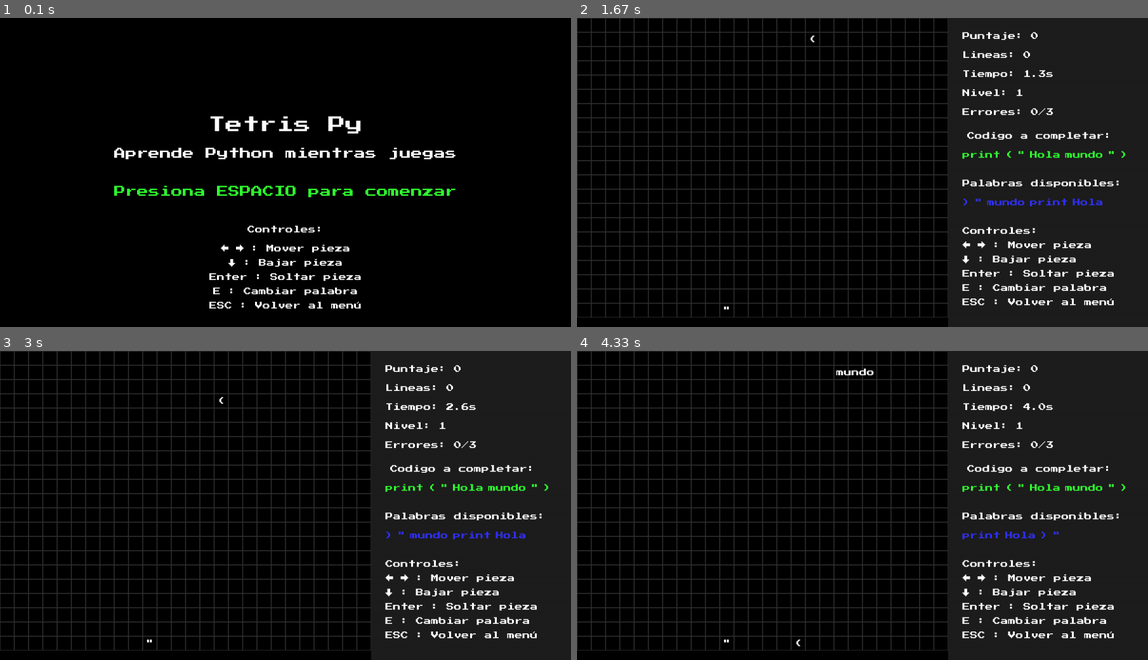
Above: before the commit, frames 1-4 (two rows, left to right).
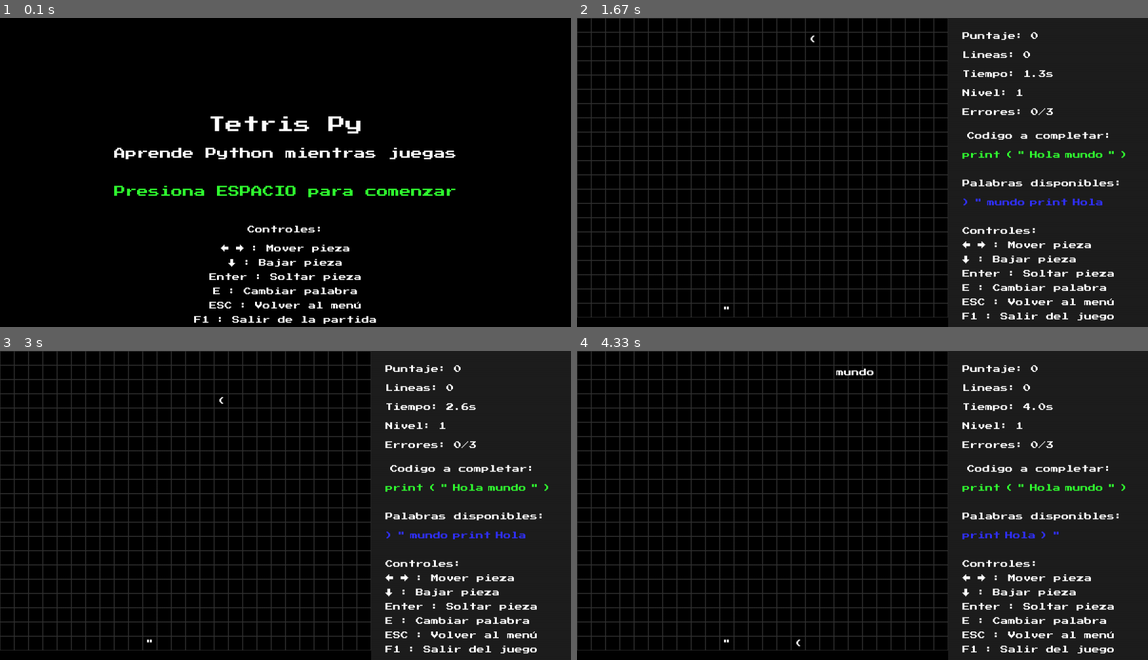
Above: after the commit, the same moments.

Repository: Sergiox098/TetrisPy-Sprint-4
Game: pygame game, started from PygameJuego.py
Two runs of this game, one before a commit and one after it. Both use one fixed random seed, a clock stepped at 60 frames per second and the inputs below.
Inputs:
- Up to frame 1 (0.1 s): no input
- Up to frame 2 (1.67 s): tap Space at 0.33 s; tap Enter at 0.67 s; hold Right 1-1.47 s; hold Right from 1.5 s (still down)
- Up to frame 3 (3 s): release Right at 1.97 s; hold Left 2-2.53 s; hold Down 2.57-2.87 s
- Up to frame 4 (4.33 s): tap Enter at 3.33 s; tap E at 3.67, 4.15 s; hold Left from 4 s (still down)

The runs differ from the first frame. In frame 1, 0.3% of the frame differs, in the area x 34-66%, y 96-99%; in frame 2, 0.2%; in frame 3, 0.2%; in frame 4, 0.2%.

Commit message:
Versión Final

Diff:
--- a/PygameJuego.py
+++ b/PygameJuego.py
@@ -1,6 +1,5 @@
 import pygame
 import random
-import sys
 
 WIDTH, HEIGHT = 1200, 650
 GRID_SIZE = 30
@@ -179,12 +178,14 @@
     drop_text = font.render("Enter : Soltar pieza", True, WHITE)
     change_text = font.render("E : Cambiar palabra", True, WHITE)
     menu_text = font.render("ESC : Volver al menú", True, WHITE)
+    exit_text =font.render("F1 : Salir del juego", True, WHITE)
 
     screen.blit(move_text, (GRID_WIDTH + 30, word_y + 90))
     screen.blit(down_text, (GRID_WIDTH + 30, word_y + 120))
     screen.blit(drop_text, (GRID_WIDTH + 30, word_y + 150))
     screen.blit(change_text, (GRID_WIDTH + 30, word_y + 180))
     screen.blit(menu_text, (GRID_WIDTH + 30, word_y + 210))
+    screen.blit(exit_text, (GRID_WIDTH + 30, word_y + 240))
 
 def draw_message(screen, message, color, font, y_offset=0):
     text_surface = font.render(message, True, color)
@@ -237,6 +238,7 @@
     controls_drop = font_small.render("Enter : Soltar pieza", True, WHITE)
     controls_change = font_small.render("E : Cambiar palabra", True, WHITE)
     controls_menu = font_small.render("ESC : Volver al menú", True, WHITE)
+    controls_escape = font_small.render("F1 : Salir de la partida", True, WHITE)
 
     title_rect = title.get_rect(center=(WIDTH // 2, HEIGHT // 2 - 100))
     subtitle_rect = subtitle.get_rect(center=(WIDTH // 2, HEIGHT // 2 - 40))
@@ -248,6 +250,7 @@
     controls_drop_rect = controls_drop.get_rect(center=(WIDTH // 2, HEIGHT // 2 + 220))
     controls_change_rect = controls_change.get_rect(center=(WIDTH // 2, HEIGHT // 2 + 250))
     controls_menu_rect = controls_menu.get_rect(center=(WIDTH // 2, HEIGHT // 2 + 280))
+    controls_escape_rect = controls_escape.get_rect(center=(WIDTH // 2, HEIGHT // 2 + 310))
 
     screen.blit(title, title_rect)
     screen.blit(subtitle, subtitle_rect)
@@ -258,6 +261,7 @@
     screen.blit(controls_drop, controls_drop_rect)
     screen.blit(controls_change, controls_change_rect)
     screen.blit(controls_menu, controls_menu_rect)
+    screen.blit(controls_escape, controls_escape_rect)
 
 def get_fall_speed(level):
     return max(BASE_FALL_SPEED - (level * SPEED_INCREASE_PER_LEVEL), 200)
@@ -339,6 +343,7 @@
                 error_text = font_small.render(f"Has cometido {errors} errores de {MAX_ERRORS} permitidos.", True, WHITE)
                 score_text = font_small.render(f"Puntaje final: {score} | Tiempo: {elapsed_time:.1f}s", True, WHITE)
                 restart_text = font_small.render("Presiona ESPACIO para reiniciar", True, GREEN)
+                exit_text = font_small.render("Presiona ESC para volver al menú", True, WHITE)
                 exit_text = font_small.render("Presiona ESC para volver al menú", True, WHITE)
 
                 error_rect = error_text.get_rect(center=(WIDTH // 2, HEIGHT // 2 + 20))
@@ -492,8 +497,15 @@
         pygame.display.flip()
         clock.tick(30)
 
+    results = [score, lines_cleared, level, elapsed_time]
+    resultsmax = [0,0,0,0]
+
+    if results > resultsmax:
+        resultsmax = results
+
     pygame.quit()
-    return [score, lines_cleared, level, elapsed_time]
+
+    return resultsmax
 
 if __name__ == "__main__":
-    print(maingame())
+    maingame()
--- a/Tkintermenu.py
+++ b/Tkintermenu.py
@@ -174,6 +174,7 @@
 
     def game():
         results=Pgame.maingame()
+        print(results)
         score = results[0]
         code = results[1]
         level = results[2]
@@ -515,16 +516,10 @@
         pack_widget(del_cuenta_frame)
 
 mj_frame = tk.Frame(menu, bg="#0f0f0f")
-
 mj_play_btn = tk.Button(mj_frame, text="Jugar", font=psp14, fg="white", bg="#0f0f0f",command=play)
 mj_stats_btn = tk.Button(mj_frame, text="Estadísticas", font=psp14, fg="white", bg="#0f0f0f", command=stats)
-
 mj_top_5_btn = tk.Button(mj_frame, text="Top 5", font=psp14, fg="white", bg="#0f0f0f",command=top5)
-
 mj_options_btn = tk.Button(mj_frame, text="Opciones", font=psp14, command=opciones, fg="white", bg="#0f0f0f")
-
 mj_return_btn = tk.Button(mj_frame, text="Salir", font=psp14, command=lambda:return_btn(mj_frame, menu_start), fg="white", bg="#0f0f0f")
 
-
-
 menu.mainloop()
